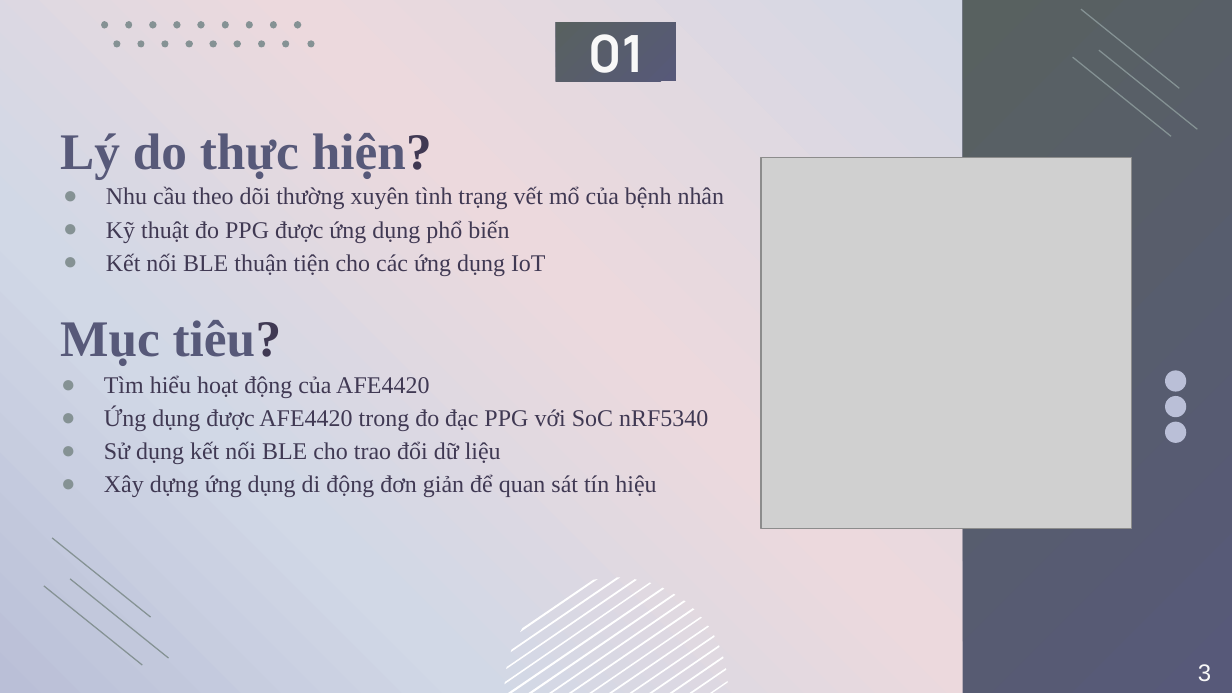
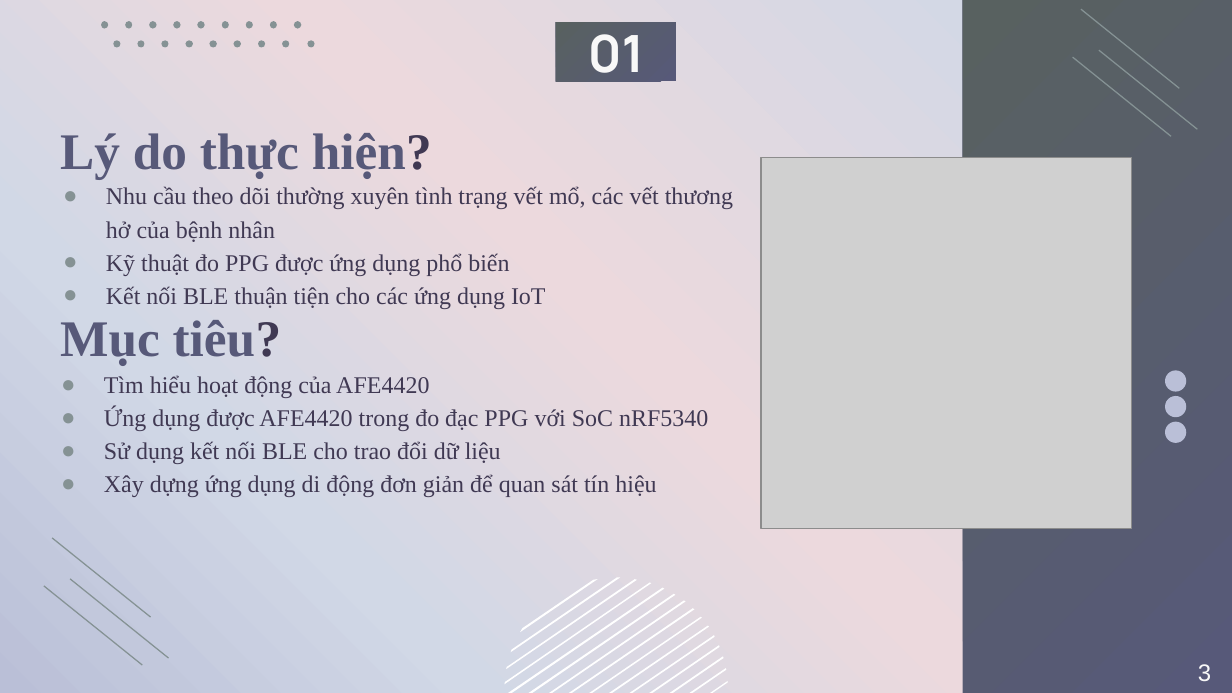
Before and after one commit to ngngoctung/khoa-luan-tot-nghiep, a slide deck: slide 3 of release/KLTN_2023_NGUYEN_NGOC_TUNG_19200560.pptx. Drawn at 1232x693 pixels with LibreOffice and Linux fonts; fonts in the diff are those of the drawing; grey boxes stand for pictures; background and template pictures are left out. Boxes give left, top, right and bottom in pixels: in the first picture for what was removed or moved away, otherwise in the second. Text is boxed around its words. In the diff, an @@ line names an element or a change of style, - is before the commit and + after.

```diff
--- a/release/KLTN_2023_NGUYEN_NGOC_TUNG_19200560.pptx
+++ b/release/KLTN_2023_NGUYEN_NGOC_TUNG_19200560.pptx
@@ subtitle at bbox=[106, 186, 733, 242]: text changed @@
-● Nhu cầu theo dõi thường xuyên tình trạng vết mổ của bệnh nhân
+● Nhu cầu theo dõi thường xuyên tình trạng vết mổ, các vết thương hở của bệnh nhân
```
Also in this commit, not shown: 4 other files.
